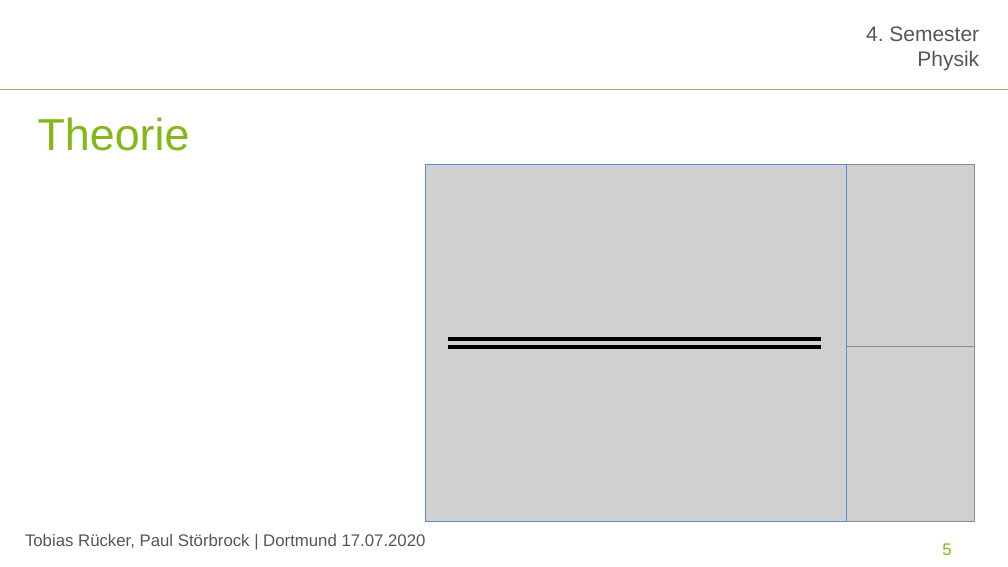
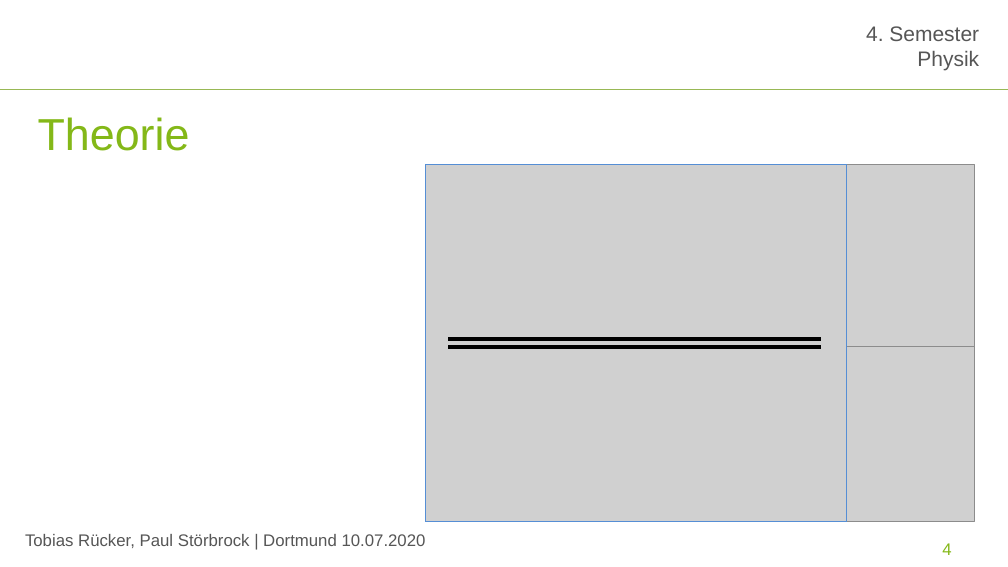
Before and after one commit to paul-stoerbrock/Praktikum, a slide deck: slide 4 of SV/SV_Millikan.pptx (slide 5 before the commit). Drawn at 1008x567 pixels with LibreOffice and Linux fonts; fonts in the diff are those of the drawing; grey boxes stand for pictures; background and template pictures are left out. Boxes give left, top, right and bottom in pixels: in the first picture for what was removed or moved away, otherwise in the second. Text is boxed around its words. In the diff, an @@ line names an element or a change of style, - is before the commit and + after.

```diff
--- a/SV/SV_Millikan.pptx
+++ b/SV/SV_Millikan.pptx
@@ text at bbox=[25, 534, 426, 548]: text changed @@
-Tobias Rücker, Paul Störbrock | Dortmund 17.07.2020
+Tobias Rücker, Paul Störbrock | Dortmund 10.07.2020
@@ page number at bbox=[942, 543, 951, 555]: text changed @@
-5
+4
```
Also in this commit, not shown: 9 other slides changed, 1 slide added, 2 slides removed.
